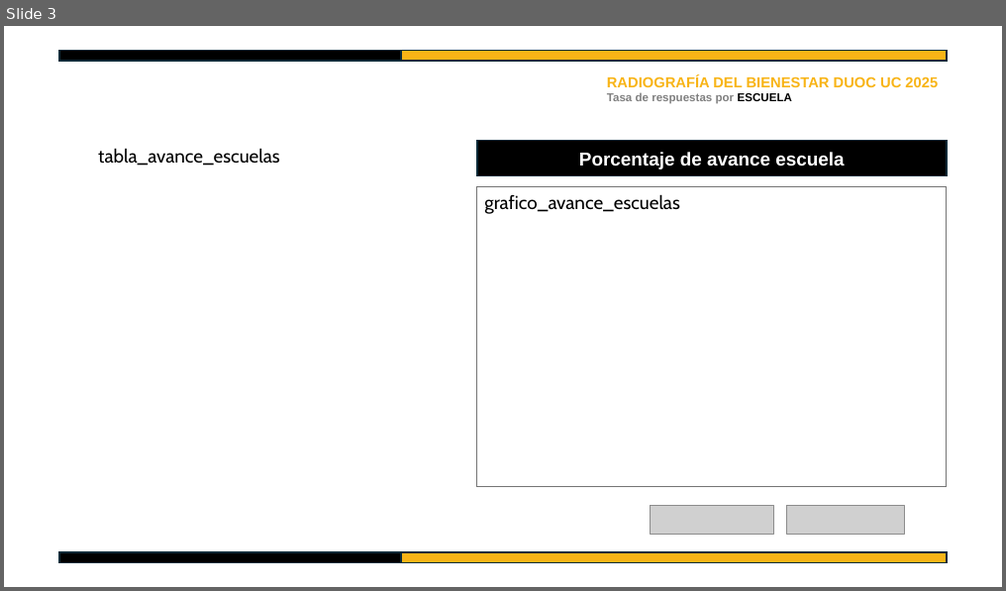
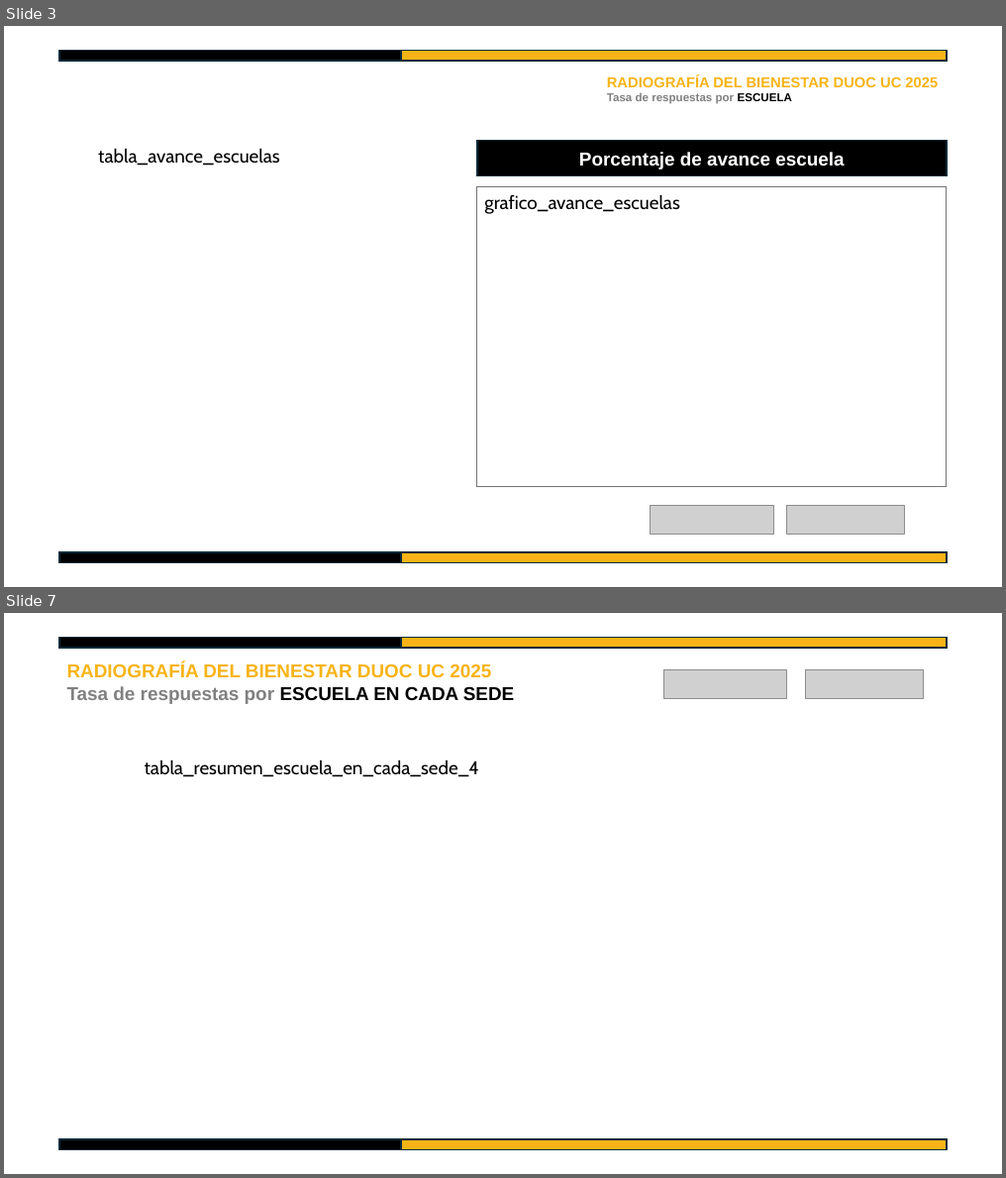
Before and after one commit to SebaValenzuela/Radiografia-del-Bienestar-DUOC-UC-2025, a slide deck: templates/radiografia_bienestar_duoc_2025.pptx. Shown one above the other, each under a label of ours: slide 3 before the commit, slides 3 and 7 after it; the slides between them are not shown. The pictures are 1006x591 and 1006x1178 pixels, drawn with LibreOffice and Linux fonts; fonts in the diff are those of the drawing; grey boxes stand for pictures. Boxes give left, top, right and bottom in pixels: in the first picture for what was removed or moved away, otherwise in the second. Text is boxed around its words. In the diff, an @@ line names an element or a change of style, - is before the commit and + after.

Commit message:
tasa de respuestas almost donw

```diff
--- a/templates/radiografia_bienestar_duoc_2025.pptx
+++ b/templates/radiografia_bienestar_duoc_2025.pptx
@@ slide 7 added at [4, 613, 1002, 1174], background #FFFFFF @@
@@ rectangle added at [59, 637, 401, 648], fill #000000, outline #092A39 1.5 pt @@
@@ rectangle added at [401, 637, 946, 648], fill #F8B416, outline #092A39 1.5 pt @@
@@ text added at [67, 663, 514, 704], 18 pt, text #F8B416, bold @@
+RADIOGRAFÍA DEL BIENESTAR DUOC UC 2025
+Tasa de respuestas por ESCUELA EN CADA SEDE
@@ picture added at [664, 669, 787, 699] @@
@@ picture added at [806, 669, 924, 699] @@
@@ text added at [145, 760, 479, 777], 18 pt, text #000000 @@
+tabla_resumen_escuela_en_cada_sede_4
@@ rectangle added at [59, 1140, 401, 1151], fill #000000, outline #092A39 1.5 pt @@
@@ rectangle added at [401, 1140, 946, 1151], fill #F8B416, outline #092A39 1.5 pt @@
```
Also in this commit, not shown: 1 slide changed, 9 other slides added, 6 other files.
